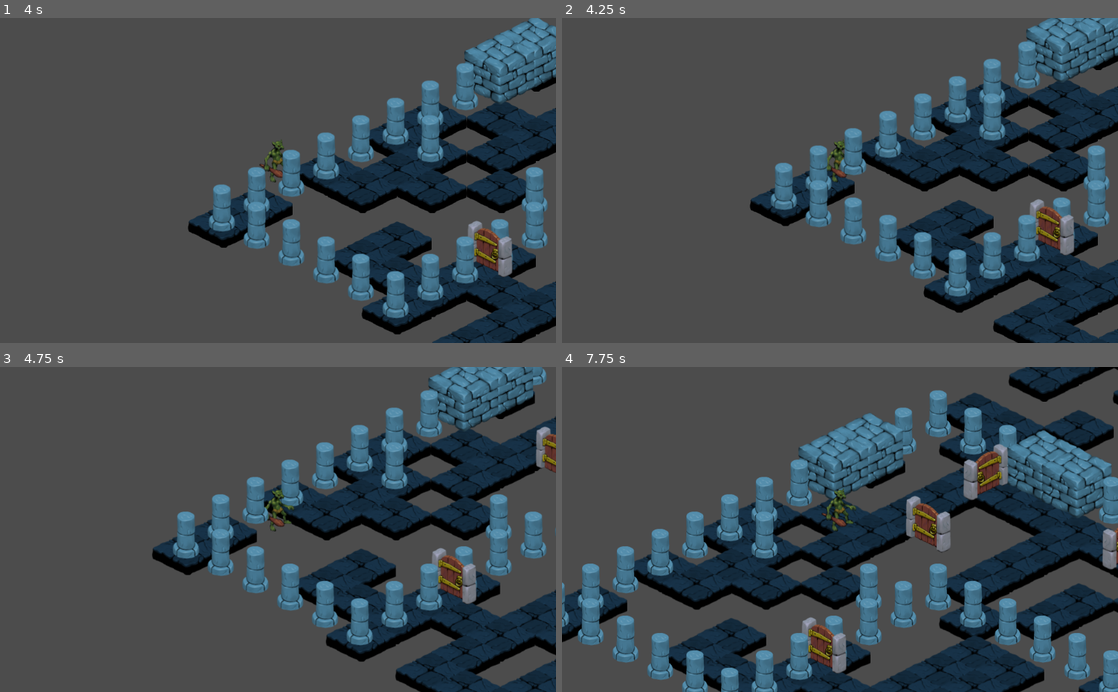
Above: before the commit, frames 1-4 (two rows, left to right).
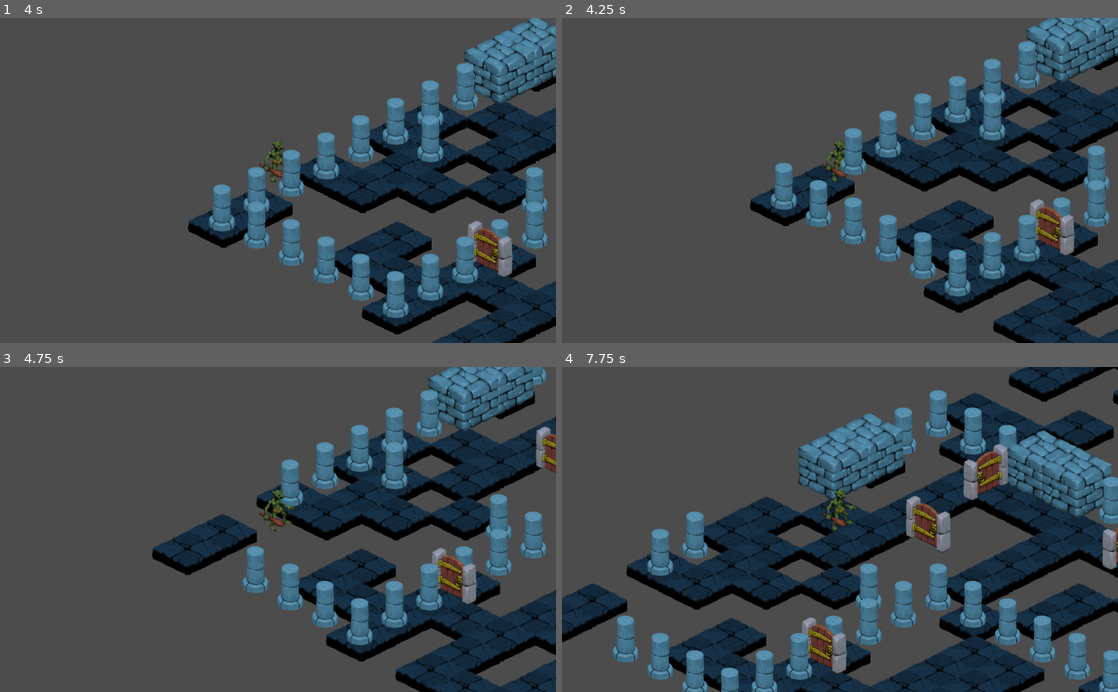
Above: after the commit, the same moments.

Repository: Texasjake95/GameDesignFall2019
Game: Godot game, scene res://scenes/dungeon.tscn
Two runs of this game, one before a commit and one after it. Both use one fixed random seed, a clock stepped at 60 frames per second and the inputs below.
Inputs:
- Up to frame 1 (4 s): tap Enter at 0.5 s; hold W (move_up) 0.53-2.03 s; hold A (move_left) 2.03-3.53 s; hold S (move_down) from 3.53 s (still down)
- Up to frame 2 (4.25 s): keep holding S (move_down)
- Up to frame 3 (4.75 s): release S (move_down) at 4.28 s; hold D (move_right) from 4.28 s (still down)
- Up to frame 4 (7.75 s): release D (move_right) at 5.03 s; hold W (move_up) 5.03-5.78 s; hold D (move_right) from 5.78 s (still down)

Frame 1 is identical in both runs. In frame 2, 0.4% of the frame differs, in the area x 43-49%, y 39-53%; in frame 3, 1.9%; in frame 4, 3.3%, in the area x 0-45%, y 28-86%.

Commit message:
Fix Tile Collision sometimes not working and sometimes hitting too many tiles It will occasionally hit two tiles at the same time but it is only if the collision happens near the edge of both tiles

Diff:
--- a/collision_manager.gd
+++ b/collision_manager.gd
@@ -26,20 +26,21 @@
 	entity.move_and_slide(velocity, floor_normal, stop_on_slope, max_slides, floor_max_angle, infinite_inertia)
 	for i in entity.get_slide_count():
 		var collision_info = entity.get_slide_collision(i)
-		_handleCollision(entity, collision_info.collider, collision_info)
+		if _handleCollision(entity, collision_info.collider, collision_info):
+			break
 
 func _check(node):
 	return not is_instance_valid(node) || node.is_queued_for_deletion()
 
-func _handleCollision(entity1, entity2, collisionData : KinematicCollision2D):
+func _handleCollision(entity1, entity2, collisionData : KinematicCollision2D) -> bool:
 
 	if not entity1 || not entity2:
-		return
+		return false
 
 	# Sometimes moveAndSlide does the same node several times if it was removed
 	# at any point do not interact again
 	if _check(entity1) || _check(entity2):
-		return
+		return false
 
 	var function = null
 
@@ -60,9 +61,9 @@
 			break
 
 	if not function:
-		return
+		return false
 
-	function.call_func(entity1, entity2, collisionData)
+	return function.call_func(entity1, entity2, collisionData)
 
 func _ready():
 	addMapping(TileMap, KinematicBody2D, funcref(self, "_playerTileHandle"))
@@ -81,35 +82,37 @@
 	ret = typeof(node)
 	return ret
 
-func _playerTileHandle(entity1, entity2, collisionData : KinematicCollision2D):
+func _playerTileHandle(entity1, entity2, collisionData : KinematicCollision2D) -> bool:
 
 	if not entity1 is KinematicBody2D || not entity2 is TileMap:
-		return
+		return false
 
 	var entity : KinematicBody2D = entity1
 	var tileMap : TileMap = entity2
 
 	var tileData = tile_manager.newData(entity, tileMap, collisionData)
 
-	tile_manager.handleCollision(entity, tileData, collisionData)
+	return tile_manager.handleCollision(entity, tileData, collisionData)
 
 
-func _playerItemHandle2(entity1, entity2, collisionData : KinematicCollision2D):
+func _playerItemHandle2(entity1, entity2, collisionData : KinematicCollision2D) -> bool:
 
 	if not entity1 is Player || not entity2 is Item2:
-		return
+		return false
 
 	var item : Item2 = entity2
 
 	print("NEW HANDLE")
 
 	item.remove()
+	return true
 
-func _playerItemHandle(entity1, entity2, collisionData : KinematicCollision2D):
+func _playerItemHandle(entity1, entity2, collisionData : KinematicCollision2D) -> bool:
 
 	if not entity1 is Player || not entity2 is Item:
-		return
+		return false
 
 	var item : Item = entity2
 
 	item.remove()
+	return true
--- a/tile_manager.gd
+++ b/tile_manager.gd
@@ -10,12 +10,11 @@
 
 	for x in range(-1, 2):
 		for y in range(-1, 2):
-			if x == 0 and y == 0:
-				continue
 			validDirs.push_back(Vector2(x, y))
 
 	print(validDirs)
 	addMapping(KinematicBody2D, "wall", funcref(self, "wallHandle"))
+	addMapping(KinematicBody2D, "column", funcref(self, "wallHandle"))
 
 
 # Called every frame. 'delta' is the elapsed time since the previous frame.
@@ -39,15 +38,15 @@
 func _check(node):
 	return not is_instance_valid(node) || node.is_queued_for_deletion()
 
-func handleCollision(entity, tile: TileData, collisionData : KinematicCollision2D):
+func handleCollision(entity, tile: TileData, collisionData : KinematicCollision2D) -> bool:
 
 	if not entity || not tile:
-		return
+		return false
 
 	# Sometimes moveAndSlide does the same node several times if it was removed
 	# at any point do not interact again
-	if _check(entity) || tile.isValid():
-		return
+	if _check(entity) || tile.notValid():
+		return false
 
 	var function = null
 
@@ -69,16 +68,16 @@
 			break
 
 	if not function:
-		return
+		return false
 
 	function.call_func(entity, tile, collisionData)
-
+	return true
 
 
 func newData(entity, tileMap: TileMap, collisionData : KinematicCollision2D):
 	var ret = TileData.new()
 
-	var entPos = entity.position
+	var entPos = collisionData.position
 	var currentTile = tileMap.world_to_map(entPos)
 
 	var dist = tileMap.cell_size.length_squared() * 1000
@@ -88,7 +87,9 @@
 
 		var tilePos = currentTile + v
 
-		if tileMap.get_cellv(tilePos) == -1:
+		var tileID = tileMap.get_cellv(tilePos)
+
+		if tileID == -1:
 			continue
 
 		var dirTile = tileMap.map_to_world(currentTile + v)
@@ -123,7 +124,7 @@
 	func setCell(newID: int):
 		self.tileMap.set_cellv(tilePos, newID)
 
-	func isValid():
+	func notValid():
 		return self.tileID == -1
 
 	func sameTile(other):
